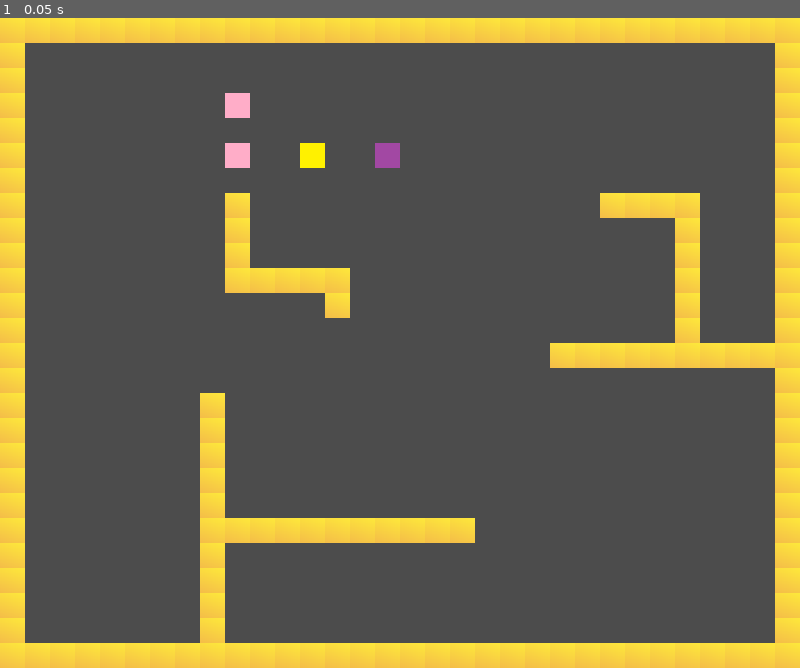
Above: before the commit, frame 1.
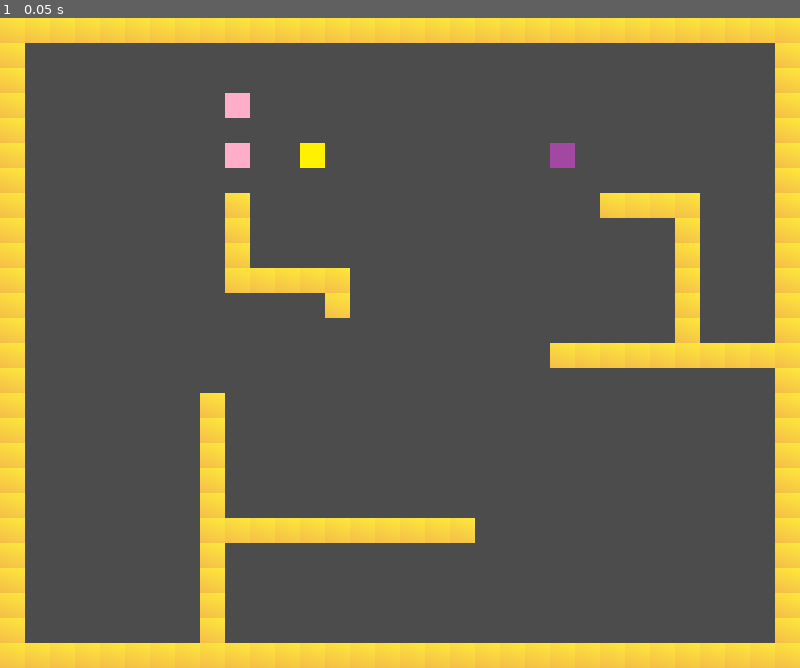
Above: after the commit, the same moment.

Repository: JacobBas/gmtk2021-godot
Game: Godot game, scene res://refactorme/SandboxLevel_Brad.tscn
Two runs of this game, one before a commit and one after it. Both use one fixed random seed, a clock stepped at 60 frames per second and the inputs below. This scene is started directly instead of the project's main scene.
Inputs:
- Up to frame 1 (0.05 s): no input

The runs differ from the first frame. In frame 1, 0.2% of the frame differs, in the area x 46-72%, y 19-24%.

Commit message:
janky wasd player stickiness

Diff:
--- a/refactorme/Arrow_Player.gd
+++ b/refactorme/Arrow_Player.gd
@@ -97,15 +97,15 @@
 func _unhandled_input(event):
 	for dir in inputs.keys():
 		if event.is_action_released(dir):
-			print("is_action_released " + dir)
+			#print("is_action_released " + dir)
 			if buffer_press == "" :
 				buffer_press = dir
-				print("buffer: " + buffer_press)
+				#print("buffer: " + buffer_press)
 			else:
 				move(dir + "." + buffer_press)
 				buffer_press = ""
-				print("buffer cleared!")
-			print("moved: " + str(position))
+				#print("buffer cleared!")
+			#print("moved: " + str(position))
 
 func move(dir):
 	position += inputs_arrow[dir] * tile_size
--- a/refactorme/LevelEnv.gd
+++ b/refactorme/LevelEnv.gd
@@ -17,8 +17,6 @@
 			print("- "+N.get_name())
 
 # Called when the node enters the scene tree for the first time.
-func _ready():
-	pass
 
 
 
--- a/refactorme/SandboxLevel_Brad.tscn
+++ b/refactorme/SandboxLevel_Brad.tscn
@@ -75,7 +75,9 @@
 position = Vector2( 304, 112 )
 
 [node name="Arrow_Player" parent="." instance=ExtResource( 4 )]
-position = Vector2( 496, 176 )
+position = Vector2( 720, 176 )
 
-[node name="WASD_Player" parent="." instance=ExtResource( 2 )]
+[node name="WASD_Players" type="Node2D" parent="."]
+
+[node name="WASD_Player" parent="WASD_Players" instance=ExtResource( 2 )]
 position = Vector2( 400, 176 )
--- a/refactorme/WASD_Player.gd
+++ b/refactorme/WASD_Player.gd
@@ -3,6 +3,7 @@
 # Declare member variables here. Examples:
 var tile_size : int = 32
 var buffer_press: String = ""
+var block_size : int = 1
 
 var inputs = {"Arrow_Right": 1,
 			"Arrow_Left": 1,
@@ -99,14 +100,45 @@
 	for dir in inputs.keys():
 		if event.is_action_released(dir):
 			print("is_action_released " + dir)
+			#buffer was empty
 			if buffer_press == "" :
 				buffer_press = dir
 				print("buffer: " + buffer_press)
+			#buffer was full
 			else:
-				move(dir + "." + buffer_press)
+				# if moving into sticky block, convert block into WASD Player, but don't move
+				var stuck : bool = false
+				var sticky
+				for t_sticky in self.get_parent().get_parent().get_node("Sticky_Boxes").get_children():
+					print("Going to: " + str(position + inputs_wasd[dir + "." + buffer_press] * tile_size))
+					if position + inputs_wasd[dir + "." + buffer_press] * tile_size == t_sticky.position:
+						stuck = true
+						sticky = t_sticky
+				if stuck :
+					print("STICK!")
+					convert_sticky(sticky)
+				else:
+					move(dir + "." + buffer_press)
 				buffer_press = ""
 				print("buffer cleared!")
-			print("moved: " + str(position))
+
+
+func convert_sticky(sticky):
+	# This basically just deletes the sticky box and creates a player instead
+	block_size += 1
+	var temp_name : String = ("WASD_Player" + str(block_size))
+	print("Converting Sticky: " + temp_name)
+	var temp_pos : Vector2 = sticky.position
+	sticky.queue_free() # delete the Sticky_Box pass through the function
+	var scene = load("res://refactorme/WASD_Player.tscn")
+	var scene_instance = scene.instance()
+	scene_instance.set_name(temp_name)
+	get_parent().add_child(scene_instance)
+	get_parent().get_node(temp_name).position = temp_pos
+	print(get_parent().get_node(temp_name))
+	for w in get_parent().get_children() :
+		print(str(w.get_name()) + ": " + str(w.position))
 
 func move(dir):
 	position += inputs_wasd[dir] * tile_size
+	print("moved: " + str(position))
